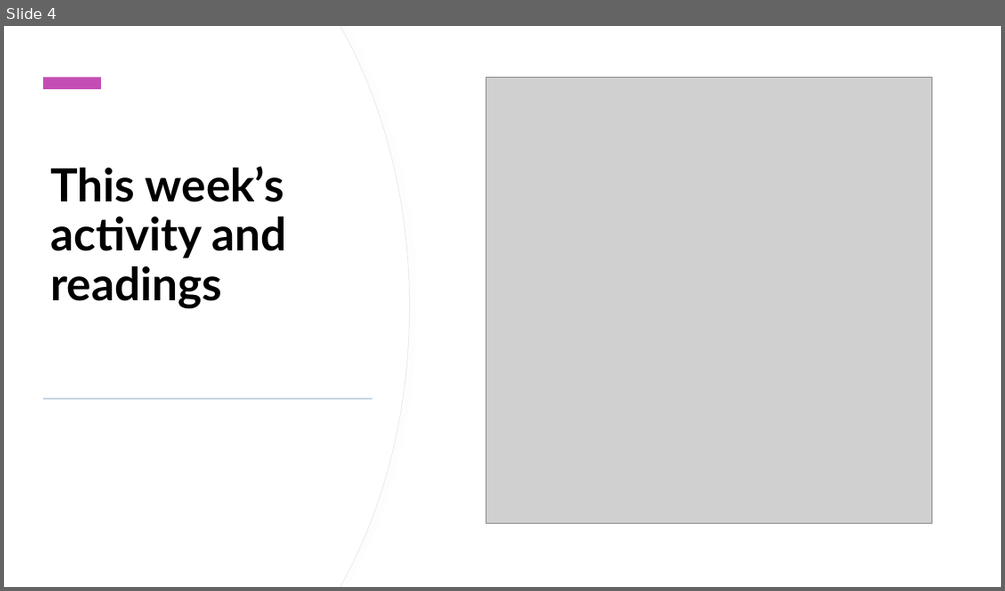
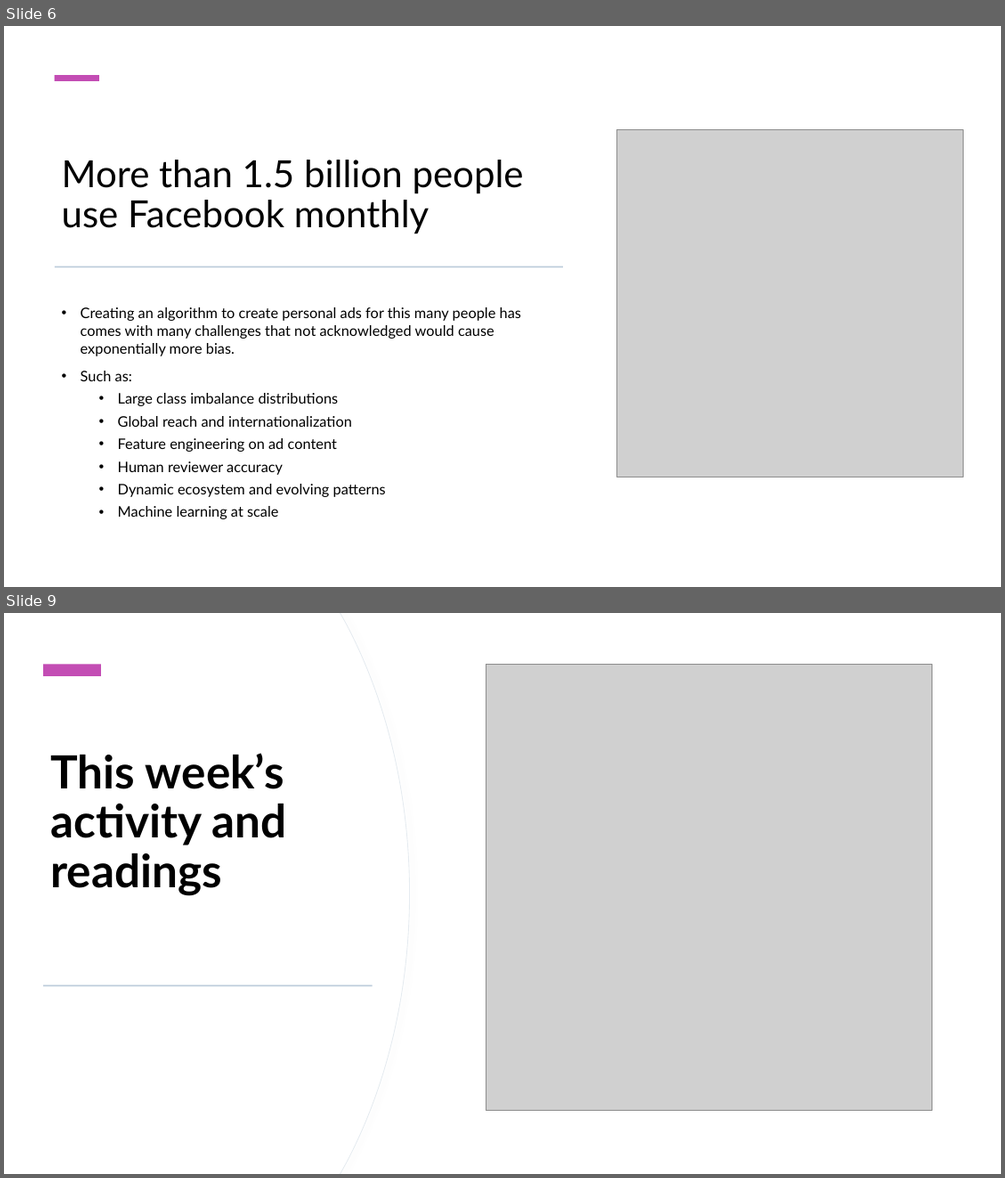
Before and after one commit to StephenCole19/Summer2020, a slide deck: soci2534/midterm/SOCIMidterm.pptx. Shown one above the other, each under a label of ours: slide 4 before the commit, slides 6 and 9 after it; the slides between them are not shown. The pictures are 1005x591 and 1005x1178 pixels, drawn with LibreOffice and Linux fonts; fonts in the diff are those of the drawing; grey boxes stand for pictures. Boxes give left, top, right and bottom in pixels: in the first picture for what was removed or moved away, otherwise in the second. Text is boxed around its words. In the diff, an @@ line names an element or a change of style, - is before the commit and + after.

```diff
--- a/soci2534/midterm/SOCIMidterm.pptx
+++ b/soci2534/midterm/SOCIMidterm.pptx
@@ slide 6 added at (4, 26, 1001, 587), background #FFFFFF; not listed: 2 template elements that a slide beside it also shows @@
@@ rectangle added at (4, 26, 1001, 587), fill #FFFFFF @@
@@ rectangle added at (54, 75, 99, 81), fill #C34DB4 @@
@@ picture added at (617, 130, 963, 476) @@
@@ title added at (62, 160, 524, 234), 36 pt, text #000000 @@
+More than 1.5 billion people use Facebook monthly
@@ rectangle added at (55, 266, 563, 267), fill #BDCCDB @@
@@ text added at (81, 307, 521, 519), 14 pt, text #000000 @@
+• Creating an algorithm to create personal ads for this many people has comes with many challenges that not acknowledged would cause exponentially more bias.
+• Such as:
+  • Large class imbalance distributions
+  • Global reach and internationalization
+  • Feature engineering on ad content
+  • Human reviewer accuracy
+  • Dynamic ecosystem and evolving patterns
+  • Machine learning at scale
@@ what was slide 4 is now slide 9 @@
```
Also in this commit, not shown: 4 slides changed, 6 other slides added, 9 slides removed, 16 other files.
